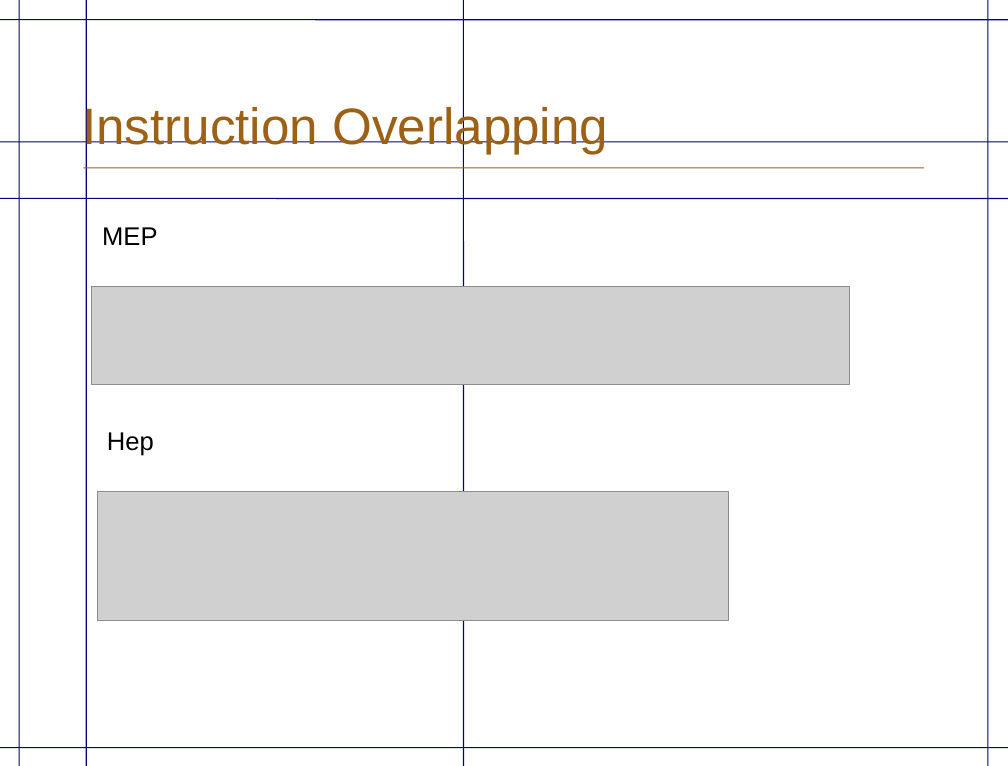
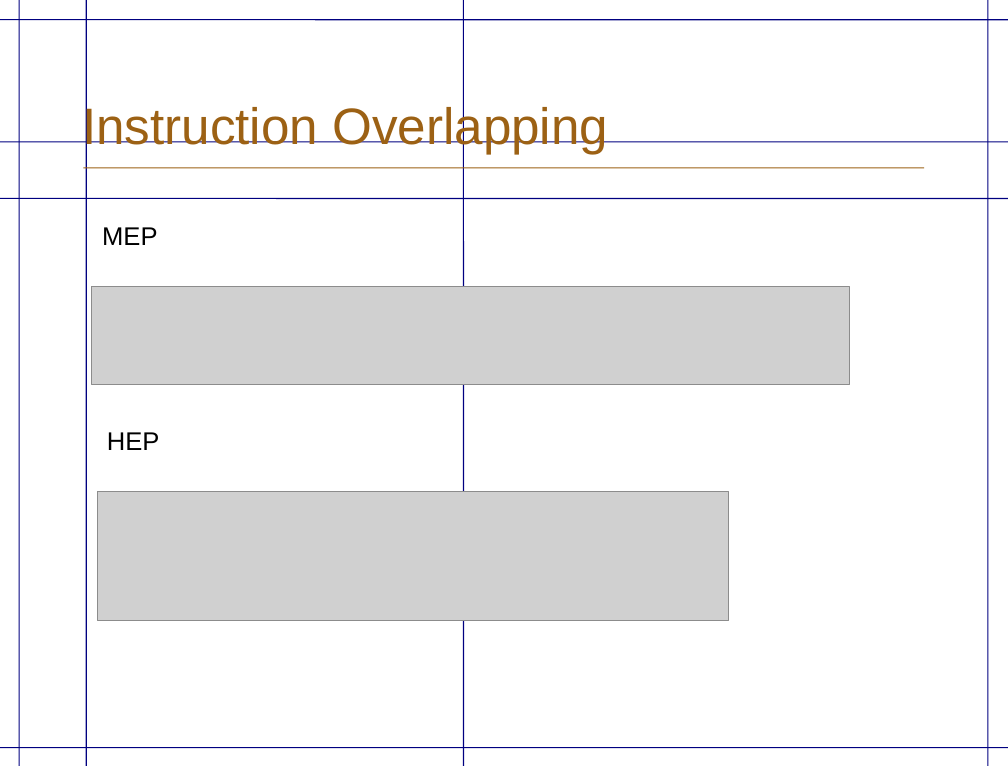
Before and after one commit to eriknylander/exjobb, a slide deck: slide 14 of Presentation/ExjobbPresentation.odp (slide 12 before the commit). Drawn at 1008x766 pixels with LibreOffice and Linux fonts; fonts in the diff are those of the drawing; grey boxes stand for pictures; background and template pictures are left out. Boxes give left, top, right and bottom in pixels: in the first picture for what was removed or moved away, otherwise in the second. Text is boxed around its words. In the diff, an @@ line names an element or a change of style, - is before the commit and + after.

```diff
--- a/Presentation/ExjobbPresentation.odp
+++ b/Presentation/ExjobbPresentation.odp
@@ text at bbox=[107, 432, 160, 450]: text changed @@
-Hep
+HEP
```
Also in this commit, not shown: 4 other slides changed, 12 slides added, 8 slides removed, 1 other file.
